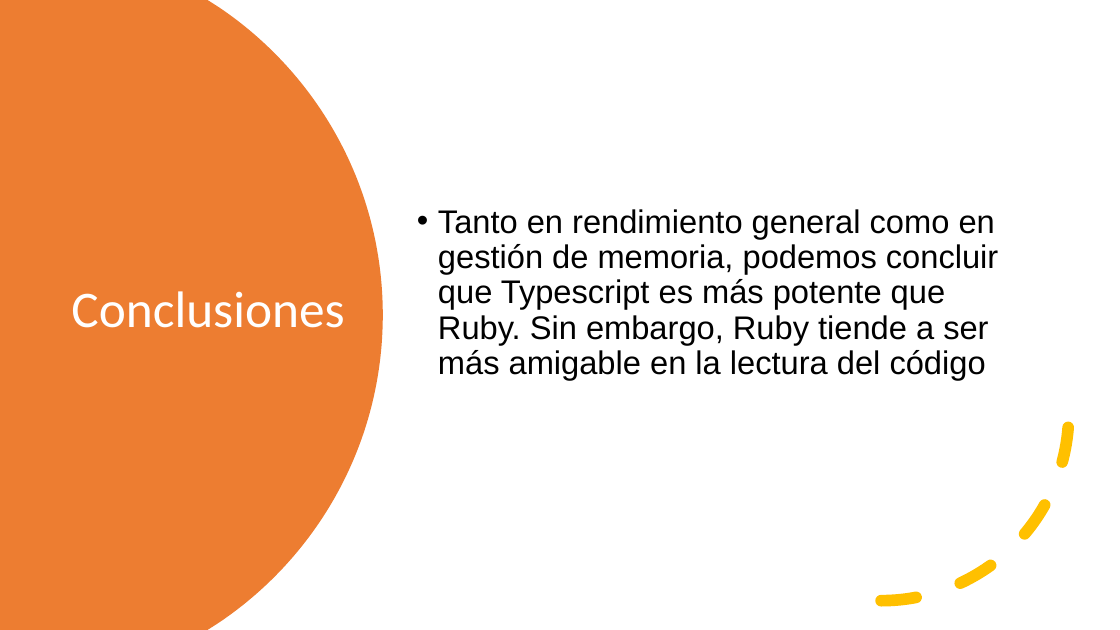
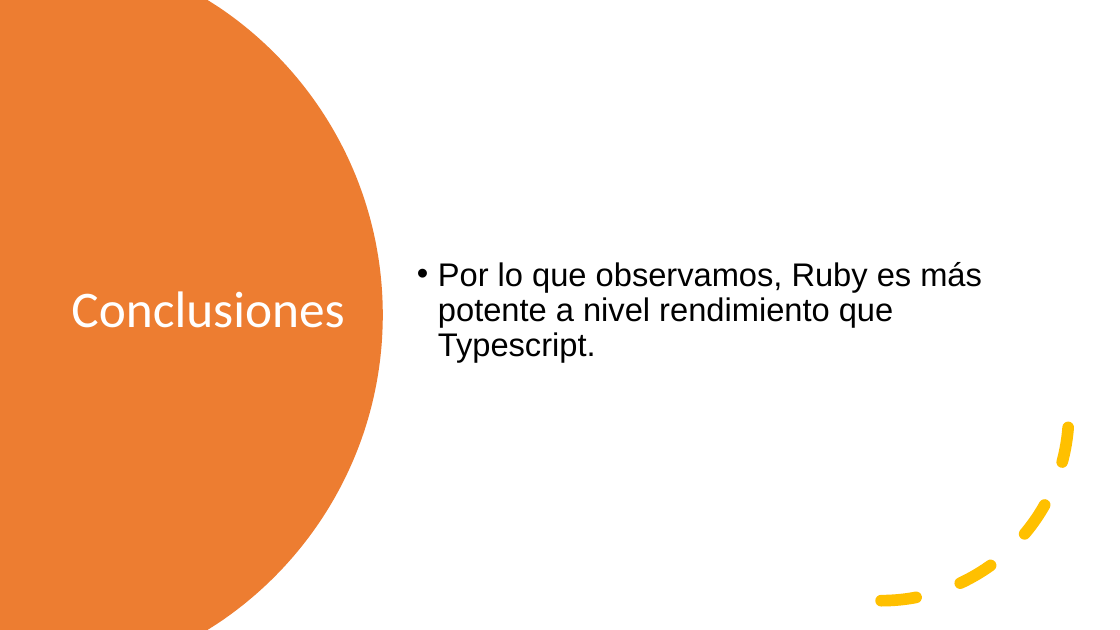
Before and after one commit to sandreu95/tp-teorico-ssl, a slide deck: slide 9 of PPT TP Teorico.pptx (slide 7 before the commit). Drawn at 1120x630 pixels with LibreOffice and Linux fonts; fonts in the diff are those of the drawing. Boxes give left, top, right and bottom in pixels: in the first picture for what was removed or moved away, otherwise in the second. Text is boxed around its words. In the diff, an @@ line names an element or a change of style, - is before the commit and + after.

```diff
--- a/PPT TP Teorico.pptx
+++ b/PPT TP Teorico.pptx
@@ text at [438,262,982,362]: text changed @@
-• Tanto en rendimiento general como en gestión de memoria, podemos concluir que Typescript es más potente que Ruby. Sin embargo, Ruby tiende a ser más amigable en la lectura del código
+• Por lo que observamos, Ruby es más potente a nivel rendimiento que Typescript.
```
Also in this commit, not shown: 1 other slide changed, 4 slides added, 2 slides removed, 9 other files.
